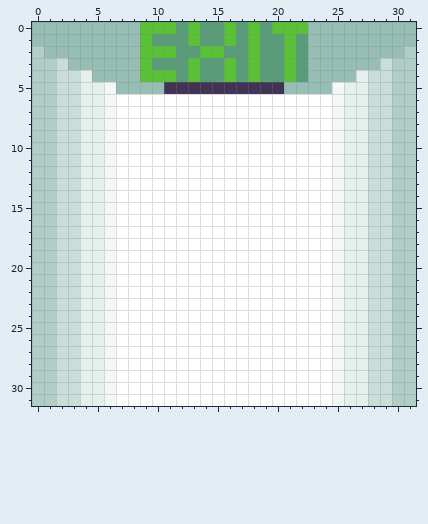
A pixel-art sprite gets an edit: data/textures/F-texture.png. This is how it looked before the edit.
The file is 128x128 pixels, drawn in blocks of 4x4; one block is one cell here.
Now the later version:
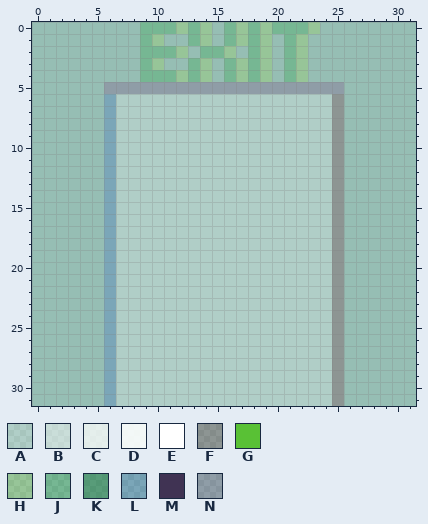
Palette (. is transparent): A #ffffff3f  B #ffffff7f  C #ffffffbf  D #ffffffe3  E #ffffff  F #73172d3f  G #59c135  H #9cdb433f  J #14a02e3f  K #1a7a3e7f  L #285cc43f  M #403353  N #793a803f
Diff:
Changed rows in their new state; - is an unchanged pixel.
first column x 0:
 0 ---------JJJHJH.JHJHJJJH--------
 1 ---------JH..JH.JHJH.JH---------
 2 .--------JJJH.JJH.JH.JH--------.
 3 ...------JH..JH.JHJH.JH------...
 4 .....----JJJHJH.JHJH.JH----.....
 5 ......NNNNNNNNNNNNNNNNNNNN......
 6 ......LAAAAAAAAAAAAAAAAAAF......
 7 ......LAAAAAAAAAAAAAAAAAAF......
 8 ......LAAAAAAAAAAAAAAAAAAF......
 9 ......LAAAAAAAAAAAAAAAAAAF......
10 ......LAAAAAAAAAAAAAAAAAAF......
11 ......LAAAAAAAAAAAAAAAAAAF......
12 ......LAAAAAAAAAAAAAAAAAAF......
13 ......LAAAAAAAAAAAAAAAAAAF......
14 ......LAAAAAAAAAAAAAAAAAAF......
15 ......LAAAAAAAAAAAAAAAAAAF......
16 ......LAAAAAAAAAAAAAAAAAAF......
17 ......LAAAAAAAAAAAAAAAAAAF......
18 ......LAAAAAAAAAAAAAAAAAAF......
19 ......LAAAAAAAAAAAAAAAAAAF......
20 ......LAAAAAAAAAAAAAAAAAAF......
21 ......LAAAAAAAAAAAAAAAAAAF......
22 ......LAAAAAAAAAAAAAAAAAAF......
23 ......LAAAAAAAAAAAAAAAAAAF......
24 ......LAAAAAAAAAAAAAAAAAAF......
25 ......LAAAAAAAAAAAAAAAAAAF......
26 ......LAAAAAAAAAAAAAAAAAAF......
27 ......LAAAAAAAAAAAAAAAAAAF......
28 ......LAAAAAAAAAAAAAAAAAAF......
29 ......LAAAAAAAAAAAAAAAAAAF......
30 ......LAAAAAAAAAAAAAAAAAAF......
31 ......LAAAAAAAAAAAAAAAAAAF......
